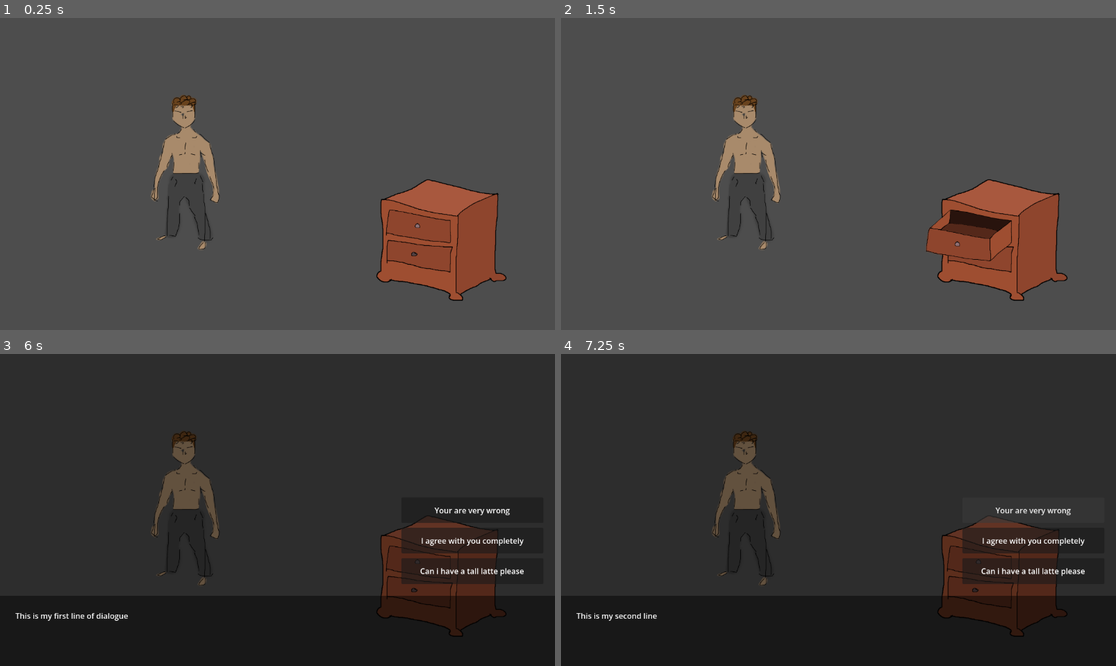
Above: before the commit, frames 1-4 (two rows, left to right).
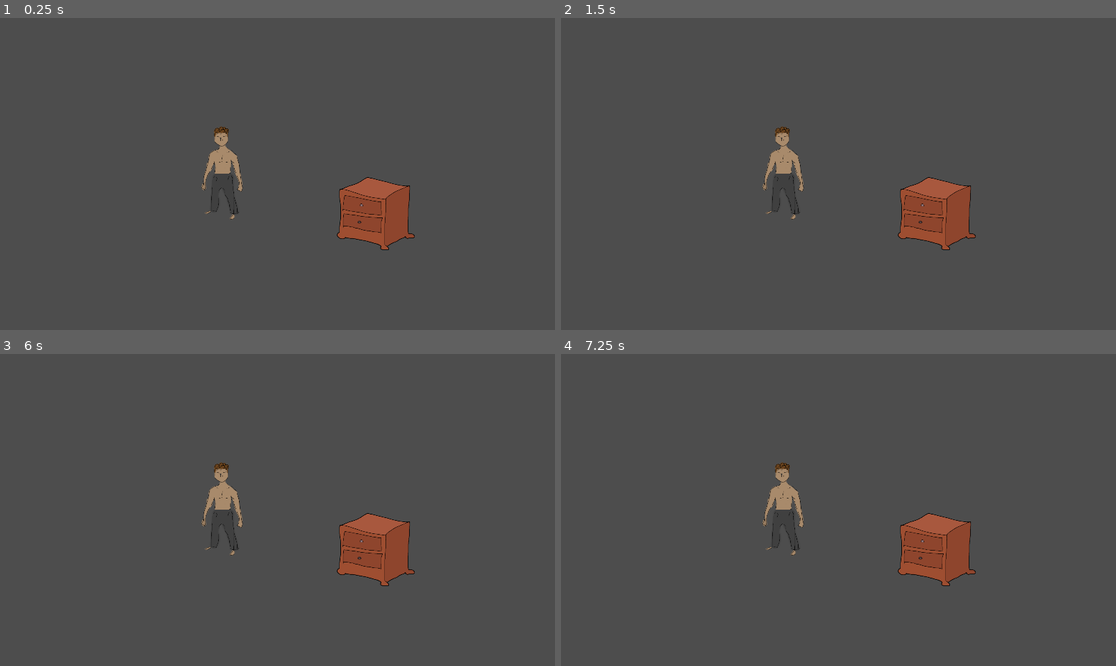
Above: after the commit, the same moments.

Repository: MichaelRRyan/GGJ-2026-Unmasked
Game: Godot game, scene res://Levels/feature_playground.tscn
Same seed, same stepped clock (60 frames per second), same inputs: the game is played once before the commit and once after it.
Inputs (mouse positions are in pixels of both pictures, inside the frame that each line leads up to):
- Up to frame 1 (0.25 s): no input
- Up to frame 2 (1.5 s): tap Enter at 0.5 s; move the mouse to (977, 227) at 0.52 s; press the mouse at (977, 227) at 0.53 s; tap Space at 1.25 s; move the mouse to (727, 189) at 1.27 s; release the mouse at (727, 189) at 1.28 s; click (727, 189) at 1.35 s
- Up to frame 3 (6 s): tap Enter at 2, 3.5 s; move the mouse to (333, 441) at 2.02 s; press the mouse at (333, 441) at 2.03 s; tap Space at 2.75, 4.25 s; move the mouse to (249, 572) at 2.77 s; release the mouse at (249, 572) at 2.78 s; click (249, 572) at 2.85 s; move the mouse to (444, 556) at 3.52 s; press the mouse at (444, 556) at 3.53 s; move the mouse to (111, 463) at 4.27 s; release the mouse at (111, 463) at 4.28 s; click (111, 463) at 4.35 s; move the mouse to (305, 510) at 5.02 s; press the mouse at (305, 510) at 5.03 s; move the mouse to (194, 432) at 5.77 s; release the mouse at (194, 432) at 5.78 s; click (194, 432) at 5.85 s
- Up to frame 4 (7.25 s): click (1032, 510) at 6.5 s, where only the run before the commit has a clickable "Your are very wrong"

The runs differ from the first frame. In frame 1, 10% of the frame differs, in the area x 27-92%, y 24-91%; in frame 2, 10%; in frame 3, 98%; in frame 4, 98%, in the area x 0-100%, y 0-100%.

Commit message:
Added dialogue data class and implemented
Improved the data flow of dialogue.
Increased window size

Diff:
--- a/Content/Characters/base_character_data.json
+++ b/Content/Characters/base_character_data.json
@@ -1,7 +1,7 @@
 {
 	"guy": {
+		"next_dialogue_tag": "person_text_1",
 		"is_thirsty": false,
-		"affection_score": 0.0,
-		"next_dialogue_tag": "person_text_1"
+		"affection_score": 0.0
 	}
 }
--- a/Content/Dialogue/dialogue_data.json
+++ b/Content/Dialogue/dialogue_data.json
@@ -1,62 +1,62 @@
 {
   "cabinet_opened0": [
-    {
-      "conditions": [],
-      "text": "So the cabinet opens..."
-    }
+	{
+	  "conditions": [],
+	  "text": "So the cabinet opens..."
+	}
   ],
   "cabinet_opened1": [
-    {
-      "conditions": [],
-      "text": "And it opens again"
-    }
+	{
+	  "conditions": [],
+	  "text": "And it opens again"
+	}
   ],
   "cabinet_opened2": [
-    {
-      "conditions": [],
-      "text": "I actually don't know why I assumed it wouldn't open"
-    }
+	{
+	  "conditions": [],
+	  "text": "I actually don't know why I assumed it wouldn't open"
+	}
   ],
   "sample": [
-    {
-      "conditions": ["is_thirsty"],
-      "text": "I'm feeling quite parched today... Could you bring me some water?",
-      "next_dialogue_tag": "person_text_2"
-    },
-    {
-      "conditions": ["is_happy"],
-      "text": "The garden feels wonderful today! Thank you for cheering me up!",
-      "next_dialogue_tag": "person_text_2"
-    },
-    {
-      "conditions": ["!is_thirsty", "!is_happy"],
-      "text": "Just another lovely day blooming in the garden.",
-      "next_dialogue_tag": "person_text_2"
-    },
-    {
-      "conditions": [],
-      "text": "Have you noticed how much we've grown?",
-      "next_dialogue_tag": "person_text_2"
-    }
+	{
+	  "conditions": ["is_thirsty"],
+	  "text": "I'm feeling quite parched today... Could you bring me some water?",
+	  "next_dialogue_tag": "person_text_2"
+	},
+	{
+	  "conditions": ["is_happy"],
+	  "text": "The garden feels wonderful today! Thank you for cheering me up!",
+	  "next_dialogue_tag": "person_text_2"
+	},
+	{
+	  "conditions": ["!is_thirsty", "!is_happy"],
+	  "text": "Just another lovely day blooming in the garden.",
+	  "next_dialogue_tag": "person_text_2"
+	},
+	{
+	  "conditions": [],
+	  "text": "Have you noticed how much we've grown?",
+	  "next_dialogue_tag": "person_text_2"
+	}
   ],
   "person_text_1": [
-    {
-      "conditions": [],
-      "text": "This is my first line of dialogue",
-      "next_dialogue_tag": "person_text_2",
-      "options": [
-        {
-          "text": "My first response",
-          "next_dialogue_tag": "person_text_2"
-        }
-      ]
-    }
+	{
+	  "conditions": [],
+	  "text": "This is my first line of dialogue",
+	  "next_dialogue_tag": "person_text_2",
+	  "responses": [
+		{
+		  "text": "My first response",
+		  "next_dialogue_tag": "person_text_2"
+		}
+	  ]
+	}
   ],
   "person_text_2": [
-    {
-      "conditions": [],
-      "text": "This is my second line",
-      "next_dialogue_tag": "person_text_1"
-    }
+	{
+	  "conditions": [],
+	  "text": "This is my second line",
+	  "next_dialogue_tag": "person_text_1"
+	}
   ]
 }
--- /dev/null
+++ b/Features/DialogueSystem/dialogue_data.gd
@@ -0,0 +1,11 @@
+class_name DialogueData
+
+var text : String = ""
+var speaker_name : String = ""
+var next_dialogue_tag : String = ""
+var responses : Array = [] # Contains dialogue data?
+
+
+func _init(dialogue_json: Dictionary) -> void:
+	text = dialogue_json["text"]
+	responses = dialogue_json.get("responses", [])
--- a/Features/DialogueSystem/dialogue_interface.gd
+++ b/Features/DialogueSystem/dialogue_interface.gd
@@ -15,19 +15,19 @@
 
 ## Display dialogue when NPC emits a signal.
 #-------------------------------------------------------------------------------
-func show_dialogue(npc_tag: String) -> void:
+func show_dialogue(dialogue_data: DialogueData) -> void:
 	self.show()
-
-	var text := picker.select_dialogue(npc_tag)
-	_display_dialogue(text)
+	_display_dialogue(dialogue_data)
 
 
 #-------------------------------------------------------------------------------
-func _display_dialogue(text: String) -> void:
-	$ColorRect/Label.text = text
+func _display_dialogue(dialogue_data: DialogueData) -> void:
+	# If data is valid (not null)
+	if dialogue_data:
+		$ColorRect/Label.text = dialogue_data.text
 
-	if use_fade_timer:
-		$FadeTimer.start()
+		if use_fade_timer:
+			$FadeTimer.start()
 
 
 #-------------------------------------------------------------------------------
@@ -42,10 +42,13 @@
 
 
 #-------------------------------------------------------------------------------
+# Informs the dialogue controller an option has been clicked.
+# 	If the controller returns text, displays a new message.
+# 	Otherwise, hides the UI.
 func _option_selected(option_no : int) -> void:
-	var dialogue_text = picker.option_selected(option_no)
-	if dialogue_text != "":
-		_display_dialogue(dialogue_text)
+	var dialogue_data : DialogueData = picker.option_selected(option_no)
+	if dialogue_data != null:
+		_display_dialogue(dialogue_data)
 	else:
 		visible = false
 
--- a/Features/DialogueSystem/dialogue_interface.tscn
+++ b/Features/DialogueSystem/dialogue_interface.tscn
@@ -1,10 +1,10 @@
-[gd_scene load_steps=4 format=3 uid="uid://bd00x3ncr240f"]
+[gd_scene format=3 uid="uid://bd00x3ncr240f"]
 
 [ext_resource type="Theme" uid="uid://cmr35qfsqipuf" path="res://Assets/Themes/dialogue_interface.tres" id="1_3ga2s"]
 [ext_resource type="Script" uid="uid://bd1hg2wl7vd4g" path="res://Features/DialogueSystem/dialogue_interface.gd" id="1_h7sxu"]
 [ext_resource type="PackedScene" uid="uid://2onvsnnmxmu4" path="res://Features/DialogueSystem/dialogue_option.tscn" id="3_jdted"]
 
-[node name="DialogueInterface" type="Control"]
+[node name="DialogueInterface" type="Control" unique_id=1998899371]
 layout_mode = 3
 anchors_preset = 15
 anchor_right = 1.0
@@ -16,7 +16,7 @@
 script = ExtResource("1_h7sxu")
 dialogue_picker_node = NodePath("../../Systems/DialoguePicker")
 
-[node name="Background" type="ColorRect" parent="."]
+[node name="Background" type="ColorRect" parent="." unique_id=816833173]
 layout_mode = 1
 anchors_preset = 15
 anchor_right = 1.0
@@ -25,7 +25,7 @@
 grow_vertical = 2
 color = Color(0, 0, 0, 0.41568628)
 
-[node name="ColorRect" type="ColorRect" parent="."]
+[node name="ColorRect" type="ColorRect" parent="." unique_id=838013360]
 layout_mode = 1
 anchors_preset = 12
 anchor_top = 1.0
@@ -36,7 +36,7 @@
 grow_vertical = 0
 color = Color(0, 0, 0, 0.45882353)
 
-[node name="Label" type="Label" parent="ColorRect"]
+[node name="Label" type="Label" parent="ColorRect" unique_id=1129307815]
 layout_mode = 0
 offset_left = 32.0
 offset_top = 30.0
@@ -44,11 +44,11 @@
 offset_bottom = 122.0
 text = "Teest"
 
-[node name="FadeTimer" type="Timer" parent="."]
+[node name="FadeTimer" type="Timer" parent="." unique_id=1828489986]
 wait_time = 3.0
 one_shot = true
 
-[node name="DialogueOptions" type="VBoxContainer" parent="."]
+[node name="DialogueOptions" type="VBoxContainer" parent="." unique_id=1109674068]
 layout_mode = 1
 anchors_preset = 3
 anchor_left = 1.0
@@ -64,14 +64,14 @@
 theme_override_constants/separation = 10
 metadata/_edit_group_ = true
 
-[node name="Option1" parent="DialogueOptions" instance=ExtResource("3_jdted")]
+[node name="Option1" parent="DialogueOptions" unique_id=565408890 instance=ExtResource("3_jdted")]
 layout_mode = 2
 
-[node name="Option2" parent="DialogueOptions" instance=ExtResource("3_jdted")]
+[node name="Option2" parent="DialogueOptions" unique_id=166360073 instance=ExtResource("3_jdted")]
 layout_mode = 2
 text = "I agree with you completely"
 
-[node name="Option3" parent="DialogueOptions" instance=ExtResource("3_jdted")]
+[node name="Option3" parent="DialogueOptions" unique_id=528325523 instance=ExtResource("3_jdted")]
 layout_mode = 2
 text = "Can i have a tall latte please"
 
--- a/Features/DialogueSystem/dialogue_picker.gd
+++ b/Features/DialogueSystem/dialogue_picker.gd
@@ -3,9 +3,13 @@
 
 @export var dialogue_data_file: String = "res://Content/Dialogue/dialogue_data.json"
 
+# Node paths
+@export var dialogue_interface_node: NodePath
 @export var npc_state_manager_node: NodePath
 @export var game_event_manager_node: NodePath
 
+# Node references
+@onready var _dialogue_interface: DialogueInterface = get_node(dialogue_interface_node)
 @onready var npc_state_manager: NPCStateManager = get_node(npc_state_manager_node)
 @onready var game_event_manager: GameEventTracker = get_node(game_event_manager_node)
 
@@ -13,7 +17,7 @@
 var _dialogue_data: Dictionary = {}  ## { "daisy": [ { "conditions": [], "text": "…" } ] }
 
 var _current_npc_tag = null
-var _current_dialogue = null
+var _current_dialogue : DialogueData = null
 
 
 #---------------------------------------------------------------------------------------------------
@@ -25,15 +29,21 @@
 		file.close()
 
 
+#----------------------------------------------------------------------------------------------------
+func show_dialogue(entity_tag: String):
+	var dialogue_data : DialogueData = _select_dialogue(entity_tag)
+	_dialogue_interface.show_dialogue(dialogue_data)
+
+
 #---------------------------------------------------------------------------------------------------
 ## Picks a piece of dialogue matching conditions.
-func select_dialogue(npc_tag: String) -> String:
-	_current_npc_tag = npc_tag
-	var dialogue_tag = npc_state_manager.get_next_dialogue_tag(npc_tag)
+func _select_dialogue(entity_tag: String) -> DialogueData:
+	_current_npc_tag = entity_tag
+	var dialogue_tag = npc_state_manager.get_next_dialogue_tag(entity_tag)
 	var game_tags := []
 
 	# Get the tags for the npc and world.
-	game_tags.append_array(npc_state_manager.get_tags(npc_tag))
+	game_tags.append_array(npc_state_manager.get_tags(entity_tag))
 	game_tags.append_array(game_event_manager.get_active_tags())
 
 	# Selects the first dialogue with valid tags.
@@ -42,27 +52,26 @@
 		var conditions : Array = entry.conditions
 
 		if _matches(conditions, game_tags):
-			_current_dialogue = entry
-			return entry.text
+			_current_dialogue = DialogueData.new(entry)
+			return _current_dialogue
 
-	return "[Invalid Dialogue Tag]"  ## fallback
+	return null  ## fallback
 
 
 #---------------------------------------------------------------------------------------------------
-func option_selected(option_no : int) -> String:
-	var options : Array = _current_dialogue.get("options", [])
-	if option_no < options.size():
-		var dialogue_option : Dictionary = options.get(option_no)
-		var next_dialogue_tag : String = dialogue_option.get("next_dialogue_tag", "")
+func option_selected(option_no : int) -> DialogueData:
+	if option_no < _current_dialogue.responses.size():
+		var response : Dictionary = _current_dialogue.responses[option_no]
+		var next_dialogue_tag : String = response.get("next_dialogue_tag", "")
 
 		# Retrieve and set the next dialogue for this NPC based on the chosen dialogue.
 		npc_state_manager.set_next_dialogue_tag(_current_npc_tag, next_dialogue_tag)
 
 		# Replace this by calling the interface to display this.
-		var next_dialogue = select_dialogue(_current_npc_tag)
+		var next_dialogue = _select_dialogue(_current_npc_tag)
 		return next_dialogue
 
-	return ""
+	return null
 
 # Note: Should add a "continue" option to a dialogue object to automatically
 # 	populate a "continue..." dialogue.
--- a/Features/NPC2D/npc2d.gd
+++ b/Features/NPC2D/npc2d.gd
@@ -1,7 +1,7 @@
 extends Clickable
 class_name NPC2D
 
-signal npc_clicked(npc_tag)
+signal npc_clicked(npc_tag : String)
 
 
 @export var npc_tag : String = "guy"
--- a/Levels/feature_playground.tscn
+++ b/Levels/feature_playground.tscn
@@ -24,6 +24,7 @@
 
 [node name="DialogueController" type="Node" parent="Systems" unique_id=636413716]
 script = ExtResource("3_xrgqn")
+dialogue_interface_node = NodePath("../../DialogueUI/DialogueInterface")
 npc_state_manager_node = NodePath("../NPCStateManager")
 game_event_manager_node = NodePath("../GameEventTracker")
 metadata/_custom_type_script = "uid://dci6pxoc448n6"
@@ -48,5 +49,5 @@
 [node name="NPC" parent="Entities" unique_id=775205742 instance=ExtResource("7_xrgqn")]
 position = Vector2(237, 328)
 
-[connection signal="cabinet_opened" from="Entities/Cabinet" to="DialogueUI/DialogueInterface" method="show_dialogue"]
-[connection signal="npc_clicked" from="Entities/NPC" to="DialogueUI/DialogueInterface" method="show_dialogue"]
+[connection signal="cabinet_opened" from="Entities/Cabinet" to="Systems/DialogueController" method="show_dialogue"]
+[connection signal="npc_clicked" from="Entities/NPC" to="Systems/DialogueController" method="show_dialogue"]
--- a/project.godot
+++ b/project.godot
@@ -19,6 +19,12 @@
 config/features=PackedStringArray("4.6", "Forward Plus")
 config/icon="res://icon.svg"
 
+[display]
+
+window/size/viewport_width=1920
+window/size/viewport_height=1080
+window/size/mode=2
+
 [input]
 
 click={
Not shown, added: Features/DialogueSystem/dialogue_data.gd.uid
